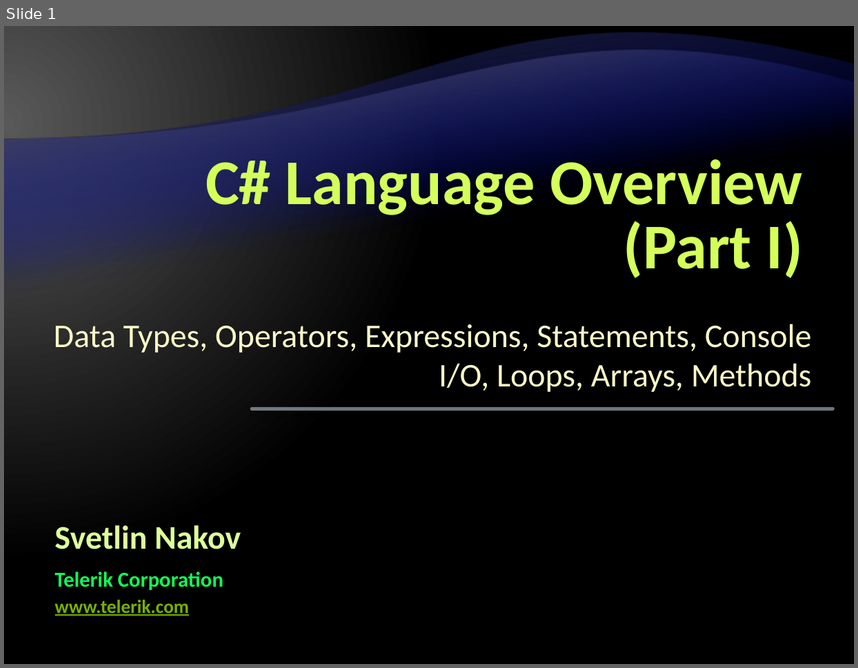
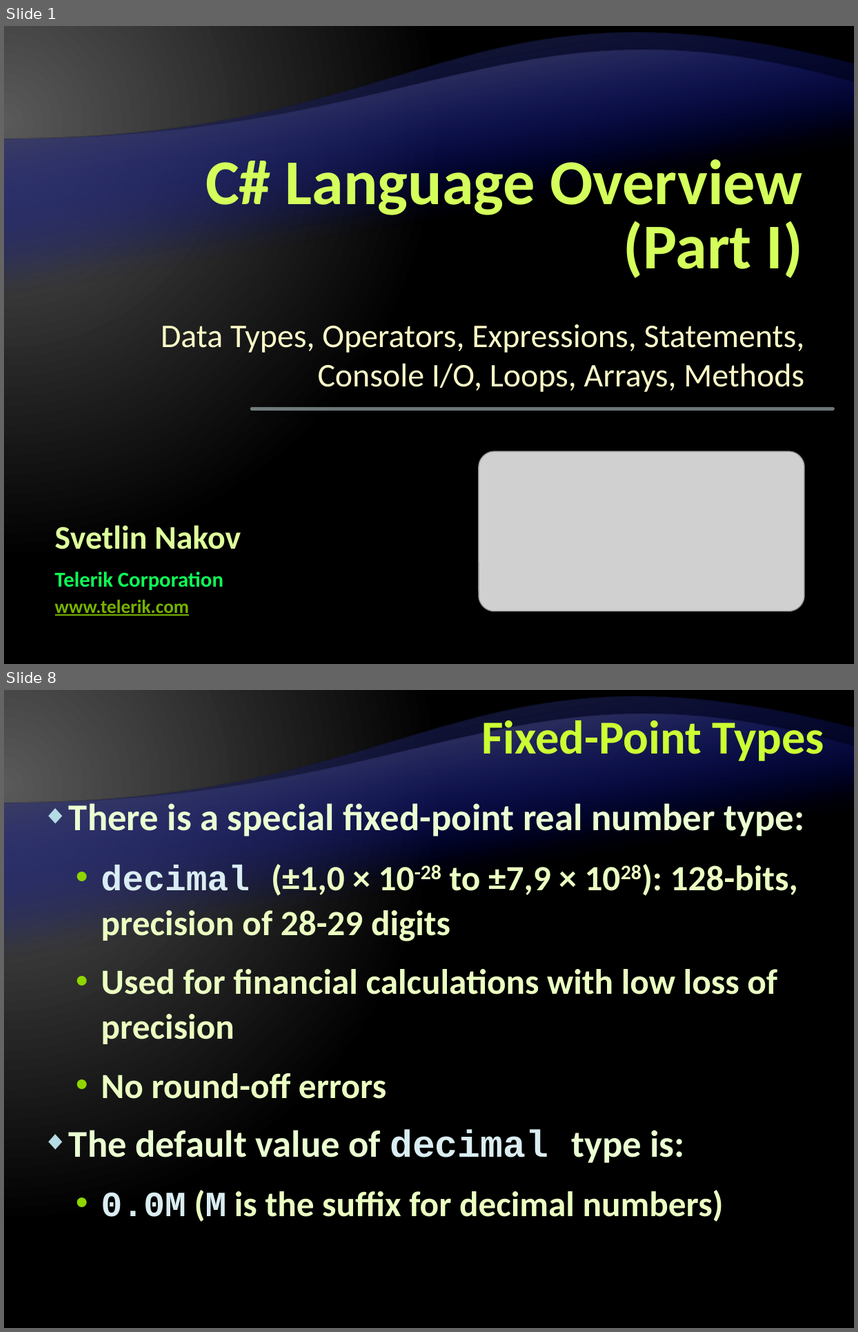
Before and after one commit to Graveheart/aspnetcourse, a slide deck: lectures/2. C# Language Overview - Part I.pptx. Shown one above the other, each under a label of ours: slide 1 before the commit, slides 1 and 8 after it; the slides between them are not shown. The pictures are 858x668 and 858x1332 pixels, drawn with LibreOffice and Linux fonts; fonts in the diff are those of the drawing; grey boxes stand for pictures; background and template pictures are left out. Boxes give left, top, right and bottom in pixels: in the first picture for what was removed or moved away, otherwise in the second. Text is boxed around its words. In the diff, an @@ line names an element or a change of style, - is before the commit and + after.

```diff
--- a/lectures/2. C# Language Overview - Part I.pptx
+++ b/lectures/2. C# Language Overview - Part I.pptx
@@ slide 8 added at [4,690,854,1328], background gradient #595959 to #000000; not listed: 2 template elements that a slide beside it also shows @@
@@ title added at [481,714,824,761], 40 pt, text #CCFF33, bold @@
+Fixed-Point Types
@@ text added at [69,800,804,1221], 30 pt, text #EBFFC2, bold @@
+◆ There is a special fixed-point real number type:
+  • decimal (±1,0 × 10-28 to ±7,9 × 1028): 128-bits, precision of 28-29 digits
+  • Used for financial calculations with low loss of precision
+  • No round-off errors
+◆ The default value of decimal type is:
+  • 0.0M (M is the suffix for decimal numbers)
@@ slide 1 changed as well @@
@@ subtitle "Data Types, Operators, Expressions, Statements, ..." rewrapped from [54,323,812,392] to [161,324,805,392] @@
@@ picture added at [479,450,804,610] @@
```
Also in this commit, not shown: 1 other slide changed, 104 other slides added, 1 slide removed.
